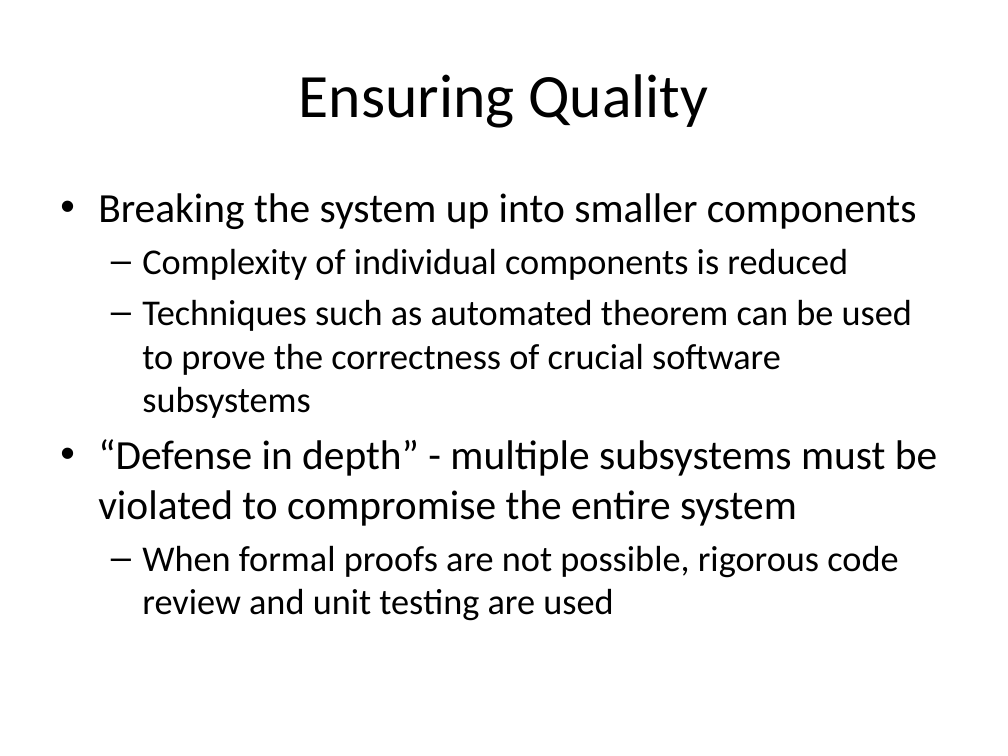
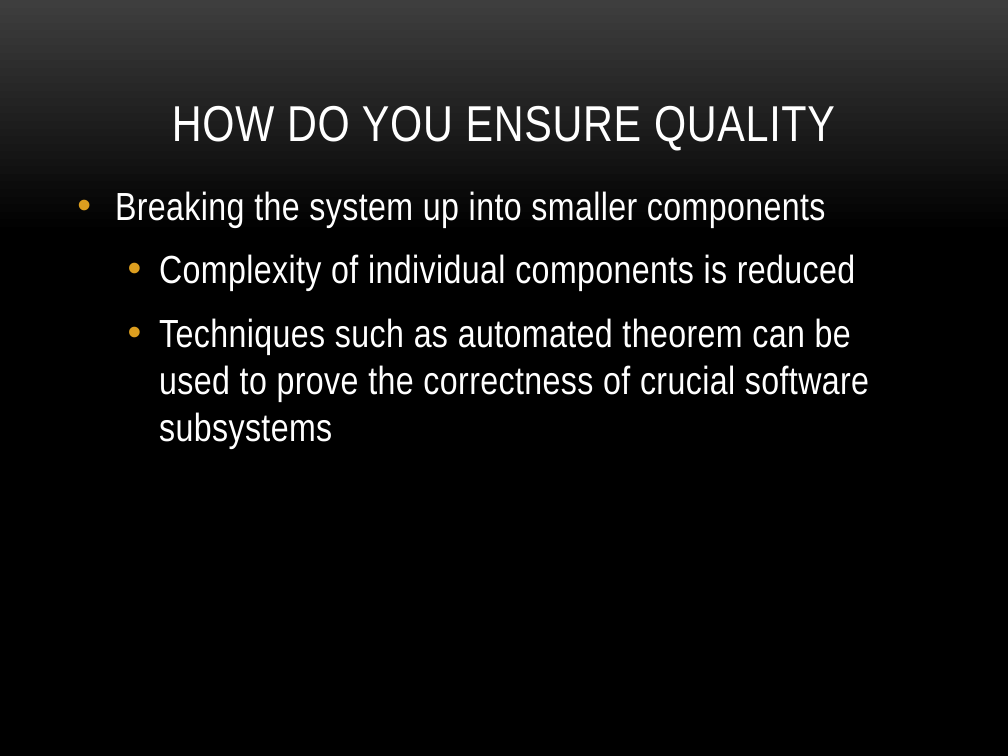
Before and after one commit to petitJAM/Nutrition-App, a slide deck: slide 7 of Milestones and Domain Track/Cyber Security.pptx (slide 4 before the commit). Drawn at 1008x756 pixels with LibreOffice and Linux fonts; fonts in the diff are those of the drawing; background and template pictures are left out. Boxes give left, top, right and bottom in pixels: in the first picture for what was removed or moved away, otherwise in the second. Text is boxed around its words. In the diff, an @@ line names an element or a change of style, - is before the commit and + after.

```diff
--- a/Milestones and Domain Track/Cyber Security.pptx
+++ b/Milestones and Domain Track/Cyber Security.pptx
@@ background #FFFFFF to picture (left out) @@
@@ title "HOW DO YOU ENSURE QUALITY" at (172, 105, 835, 151): vertical alignment middle to bottom @@
@@ title at (172, 105, 835, 151): text changed; size 44 to 36 pt; font Calibri to Arial Narrow; text colour #000000 to #FFFFFF @@
-Ensuring Quality
+HOW DO YOU ENSURE QUALITY
@@ text "Breaking the system up into ...": place and size @@
-text "Breaking the system up into ..." at (98, 193, 937, 621)
+text "Breaking the system up into ..." at (115, 191, 869, 448)
@@ text "Breaking the system up into ..." at (115, 191, 869, 448): size 29.6 to 28 pt in "Breaking the system up into smaller components"; font Calibri to Arial Narrow, text colour #000000 to #FFFFFF, letter spacing 0 to 0.3 pt; size 25.9 to 28 pt in "Complexity of individual components is reduced", "Techniques such as automated theorem can be ..."; more space between paragraphs; bullet – to • @@
@@ text at (98, 439, 937, 621): paragraphs removed @@
-• “Defense in depth” - multiple subsystems must be violated to compromise the entire system
-  – When formal proofs are not possible, rigorous code review and unit testing are used
```
Also in this commit, not shown: 8 other slides changed, 11 slides added, 1 slide removed, 3 other files.
